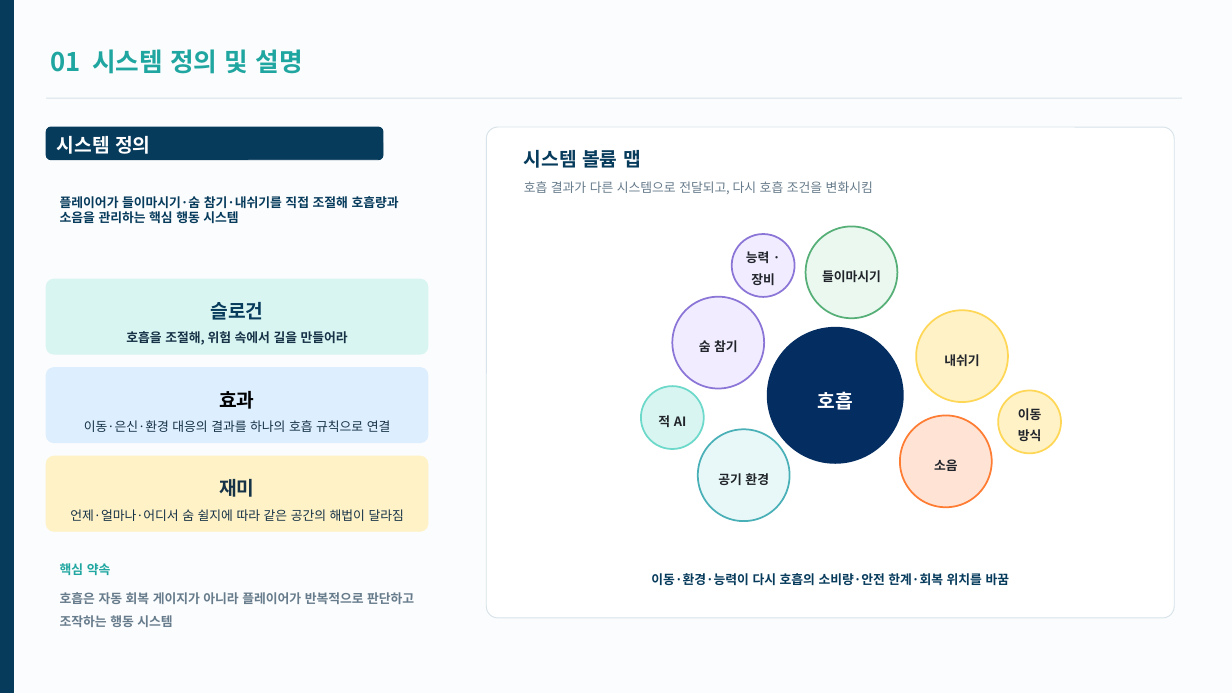
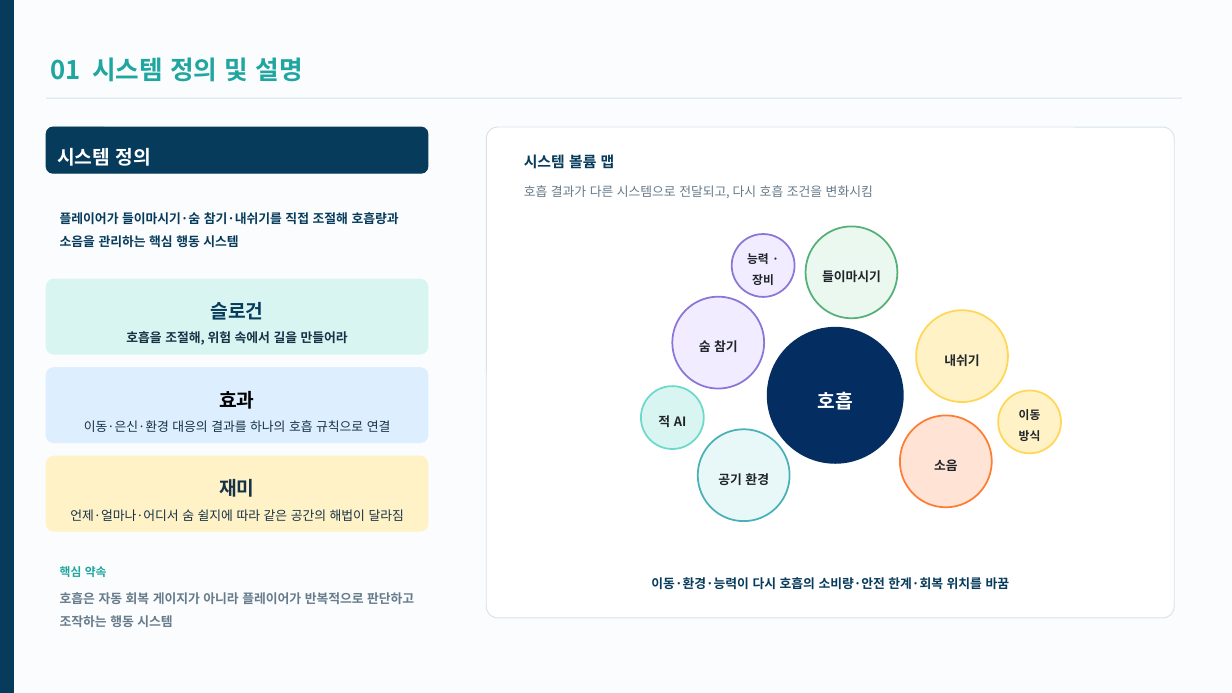
Before and after one commit to ysooj/Gihoek_8, a slide deck: slide 3 of 호흡_시스템_기획문서_최종정리본.pptx. Drawn at 1232x693 pixels with LibreOffice and Linux fonts; fonts in the diff are those of the drawing. Boxes give left, top, right and bottom in pixels: in the first picture for what was removed or moved away, otherwise in the second. Text is boxed around its words. In the diff, an @@ line names an element or a change of style, - is before the commit and + after.

```diff
--- a/호흡_시스템_기획문서_최종정리본.pptx
+++ b/호흡_시스템_기획문서_최종정리본.pptx
@@ line spacing 1 to 1.5 in 5 elements at box(50, 57, 302, 82), box(524, 185, 873, 198), box(651, 577, 1010, 589), box(60, 212, 399, 247), box(46, 128, 428, 174) @@
@@ rounded rectangle "시스템 정의": place and size @@
-rounded rectangle "시스템 정의" at box(46, 128, 384, 160)
+rounded rectangle "시스템 정의" at box(46, 128, 428, 174)
@@ text "시스템 볼륨 맵" at box(524, 152, 615, 172): size 15 to 11.6 pt; line spacing 1 to 1.3 @@
@@ text "플레이어가 들이마시기·숨 참기·내쉬기를 직접 조절해 ...": place and size @@
-text "플레이어가 들이마시기·숨 참기·내쉬기를 직접 조절해 ..." at box(60, 196, 399, 223)
+text "플레이어가 들이마시기·숨 참기·내쉬기를 직접 조절해 ..." at box(60, 212, 399, 247)
@@ ellipse "능력 · 장비" at box(732, 234, 795, 297): size 10 to 9.2 pt; line spacing 1.4 to 1.5 @@
@@ ellipse "이동 방식" at box(998, 391, 1061, 454): size 10 to 9.2 pt; line spacing 1.4 to 1.5 @@
@@ text "핵심 약속" at box(60, 566, 107, 577): size 10 to 9.2 pt; line spacing 1 to 1.3 @@
```
Also in this commit, not shown: 6 other slides changed, 14 other files.
